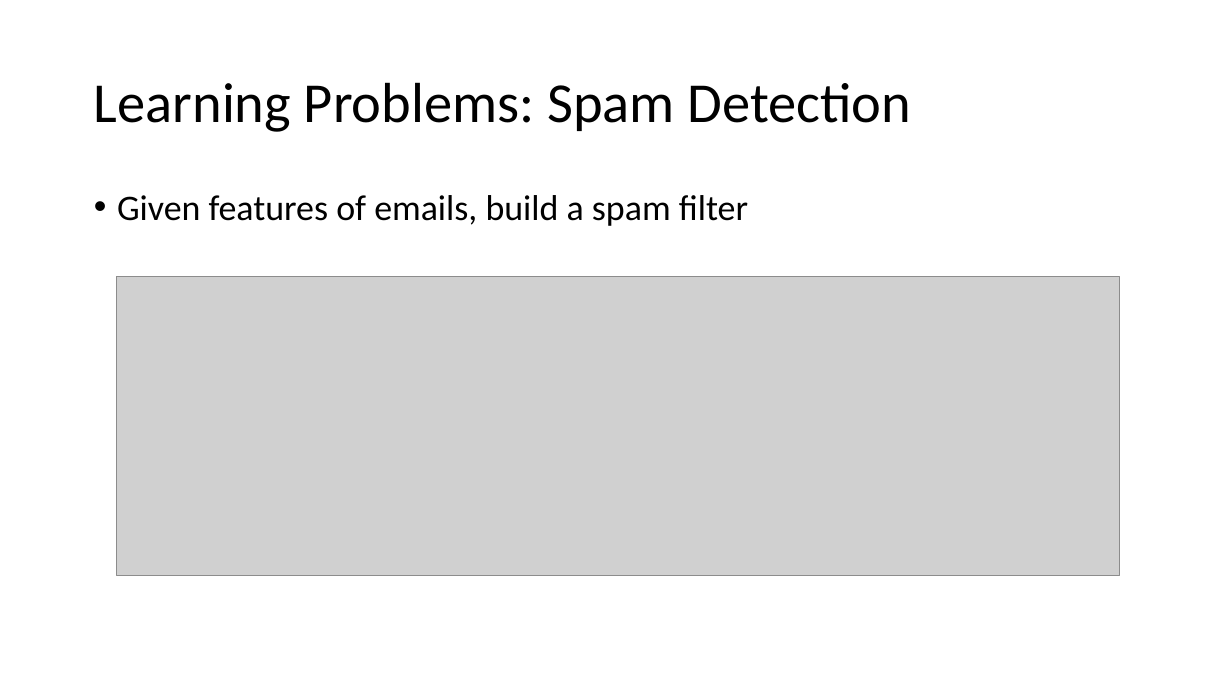
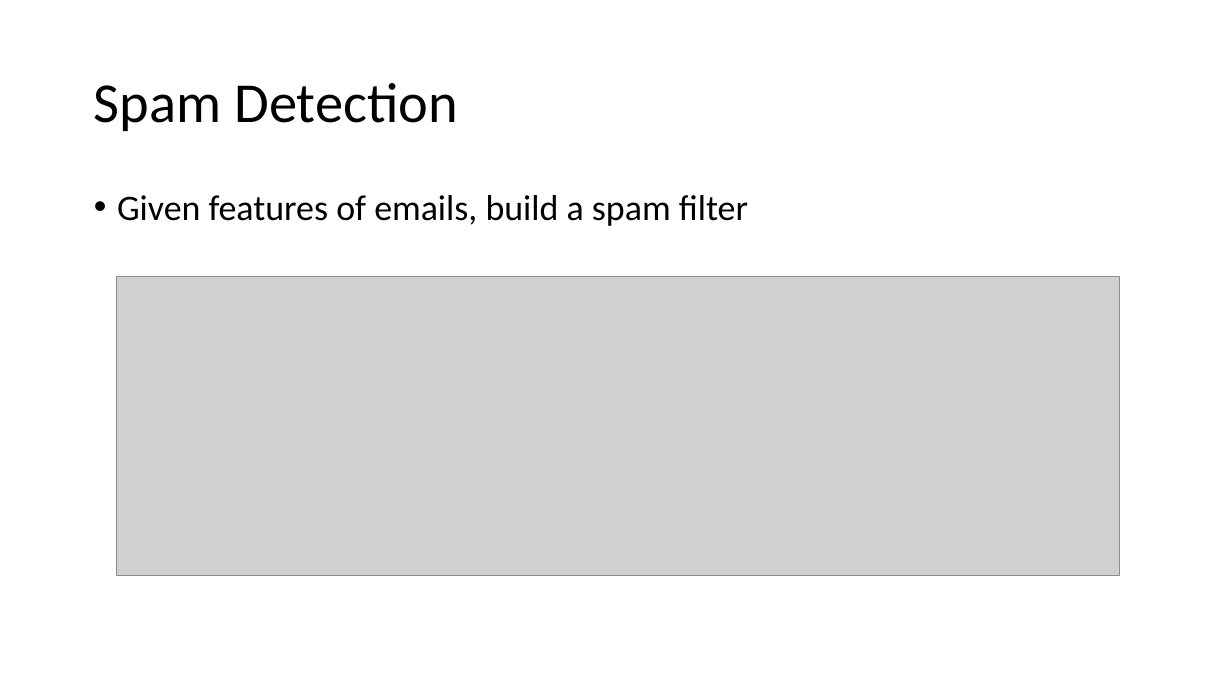
Before and after one commit to tianzheng4/tianzheng4.github.io, a slide deck: slide 4 of _umkc-teaching/slides/Lecture1 - Introduction.pptx. Drawn at 1232x693 pixels with LibreOffice and Linux fonts; fonts in the diff are those of the drawing; grey boxes stand for pictures. Boxes give left, top, right and bottom in pixels: in the first picture for what was removed or moved away, otherwise in the second. Text is boxed around its words. In the diff, an @@ line names an element or a change of style, - is before the commit and + after.

```diff
--- a/_umkc-teaching/slides/Lecture1 - Introduction.pptx
+++ b/_umkc-teaching/slides/Lecture1 - Introduction.pptx
@@ title at (94, 83, 458, 131): text changed @@
-Learning Problems: Spam Detection
+Spam Detection
```
Also in this commit, not shown: 1 other slide changed, 4 slides added, 8 slides removed.
